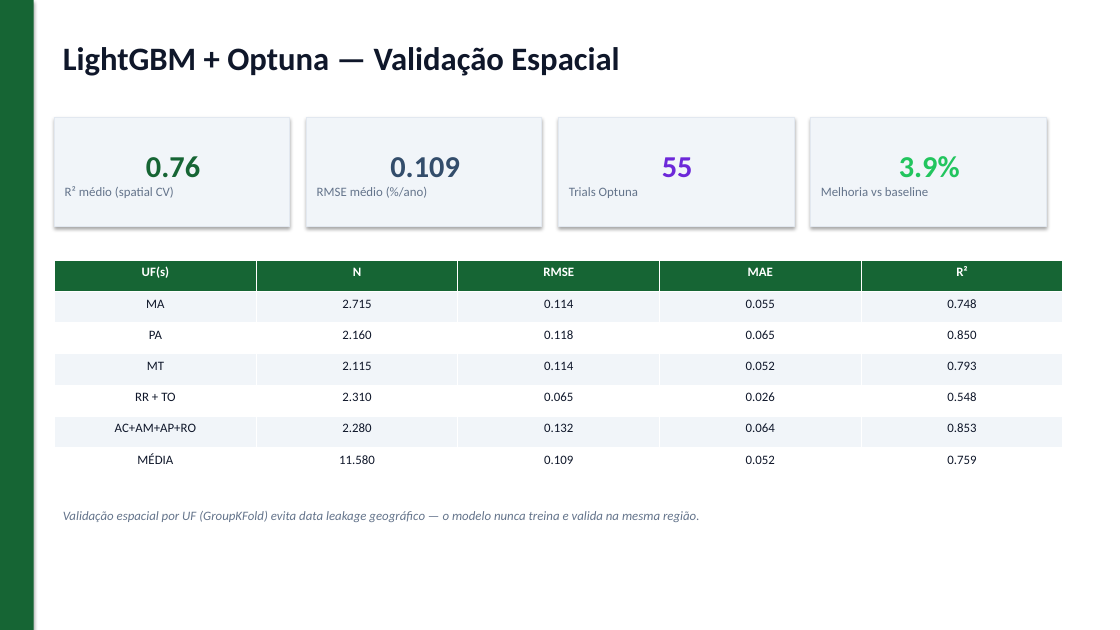
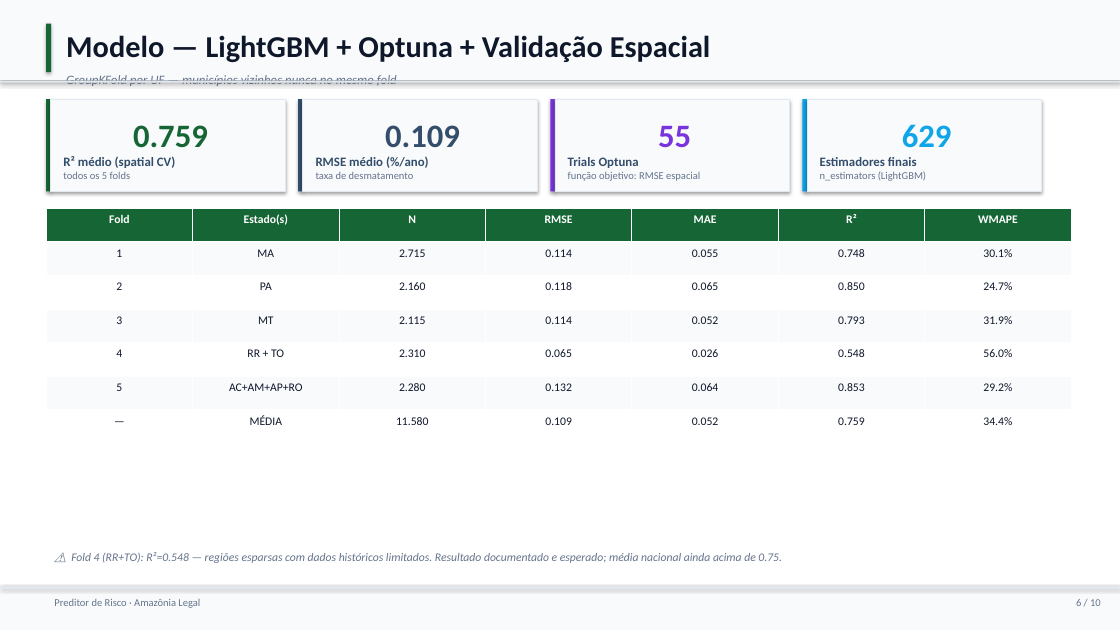
Before and after one commit to CaioEstrella/desmatamento-amazonia, a slide deck: slide 6 of reports/slide_deck_executivo.pptx. Drawn at 1120x630 pixels with LibreOffice and Linux fonts; fonts in the diff are those of the drawing. Boxes give left, top, right and bottom in pixels: in the first picture for what was removed or moved away, otherwise in the second. Text is boxed around its words. In the diff, an @@ line names an element or a change of style, - is before the commit and + after.

```diff
--- a/reports/slide_deck_executivo.pptx
+++ b/reports/slide_deck_executivo.pptx
@@ rectangle resized from (x1=0, y1=0, x2=34, y2=630) to (x1=0, y1=0, x2=1120, y2=630) @@
@@ rectangle at (x1=0, y1=0, x2=1120, y2=630): fill #166534 to #FFFFFF @@
@@ rectangle added at (x1=0, y1=0, x2=1120, y2=80), fill #F8FAFC @@
@@ rectangle added at (x1=46, y1=24, x2=51, y2=72), fill #166534 @@
@@ text at (x1=66, y1=35, x2=711, y2=62): text changed; size 28 to 26 pt @@
-LightGBM + Optuna — Validação Espacial
+Modelo — LightGBM + Optuna + Validação Espacial
@@ rectangle added at (x1=0, y1=81, x2=1120, y2=83), fill #E2E8F0 @@
@@ text added at (x1=66, y1=75, x2=397, y2=86), 11 pt, text #64748B, italic @@
+GroupKFold por UF — municípios vizinhos nunca no mesmo fold
@@ rectangle added at (x1=46, y1=99, x2=51, y2=192), fill #166534 @@
@@ rectangle "0.759" resized from (x1=55, y1=118, x2=290, y2=227) to (x1=50, y1=99, x2=285, y2=192) @@
@@ rectangle added at (x1=298, y1=99, x2=303, y2=192), fill #334D6B @@
@@ rectangle "0.109" resized from (x1=307, y1=118, x2=542, y2=227) to (x1=302, y1=99, x2=537, y2=192) @@
@@ rectangle added at (x1=550, y1=99, x2=555, y2=192), fill #7935DB @@
@@ fill #F1F5F9 to #F8FAFC in 3 elements at (x1=302, y1=99, x2=537, y2=192), (x1=50, y1=99, x2=285, y2=192), (x1=555, y1=99, x2=790, y2=192) @@
@@ rectangle "55" resized from (x1=559, y1=118, x2=794, y2=227) to (x1=555, y1=99, x2=790, y2=192) @@
@@ rectangle added at (x1=802, y1=99, x2=807, y2=192), fill #0EA5E9 @@
@@ rectangle added at (x1=807, y1=99, x2=1042, y2=192), fill #F8FAFC, outline #E2E8F0 0.75 pt, 9 pt, text #64748B @@
+629
+Estimadores finais
+n_estimators (LightGBM)
@@ rectangle removed at (x1=811, y1=118, x2=1046, y2=227) @@
-3.9%
-Melhoria vs baseline
@@ text in rectangle at (x1=133, y1=125, x2=208, y2=148): text changed; size 26 to 28 pt @@
-0.76
+0.759
@@ text in rectangle at (x1=316, y1=125, x2=460, y2=168): size 26 to 28 pt in "0.109"; text colour #64748B to #334D6B, bold on in "RMSE médio (%/ano)" @@
@@ text in rectangle at (x1=63, y1=172, x2=131, y2=179): paragraph added @@
+todos os 5 folds
@@ text in rectangle at (x1=63, y1=156, x2=175, y2=168): text colour #64748B to #334D6B, bold on in "R² médio (spatial CV)" @@
@@ text in rectangle at (x1=316, y1=172, x2=414, y2=179): paragraph added @@
+taxa de desmatamento
@@ text in rectangle at (x1=568, y1=172, x2=700, y2=181): paragraph added @@
+função objetivo: RMSE espacial
@@ text in rectangle at (x1=568, y1=157, x2=639, y2=168): size 26 to 28 pt, text colour #6D28D9 to #7935DB in "55"; text colour #64748B to #334D6B, bold on in "Trials Optuna" @@
@@ table at (x1=46, y1=208, x2=1070, y2=444) @@
-column 1: UF(s) | MA | PA | MT | RR + TO | AC+AM+AP+RO | MÉDIA
+column 1: Fold | 1 | 2 | 3 | 4 | 5 | —
+column 2: Estado(s) | MA | PA | MT | RR + TO | AC+AM+AP+RO | MÉDIA
+column 7: WMAPE | 30.1% | 24.7% | 31.9% | 56.0% | 29.2% | 34.4%
@@ table resized from (x1=55, y1=260, x2=1063, y2=479) to (x1=46, y1=208, x2=1070, y2=444) @@
@@ text removed at (x1=63, y1=511, x2=700, y2=522) @@
-Validação espacial por UF (GroupKFold) evita data leakage geográfico — o modelo nunca treina e valida na mesma região.
@@ text added at (x1=71, y1=552, x2=782, y2=563), 10 pt, text #64748B, italic @@
+⚠ Fold 4 (RR+TO): R²=0.548 — regiões esparsas com dados históricos limitados. Resultado documentado e esperado; média nacional ainda acima de 0.75.
@@ rectangle added at (x1=0, y1=586, x2=1120, y2=630), fill #F8FAFC @@
@@ rectangle added at (x1=0, y1=586, x2=1120, y2=588), fill #E2E8F0 @@
@@ text added at (x1=54, y1=599, x2=200, y2=608), 9 pt, text #64748B @@
+Preditor de Risco · Amazônia Legal
@@ text added at (x1=1076, y1=599, x2=1101, y2=606), 9 pt, text #64748B @@
+6 / 10
```
Also in this commit, not shown: 7 other slides changed, 2 slides added, 2 slides removed, 1 other file.
